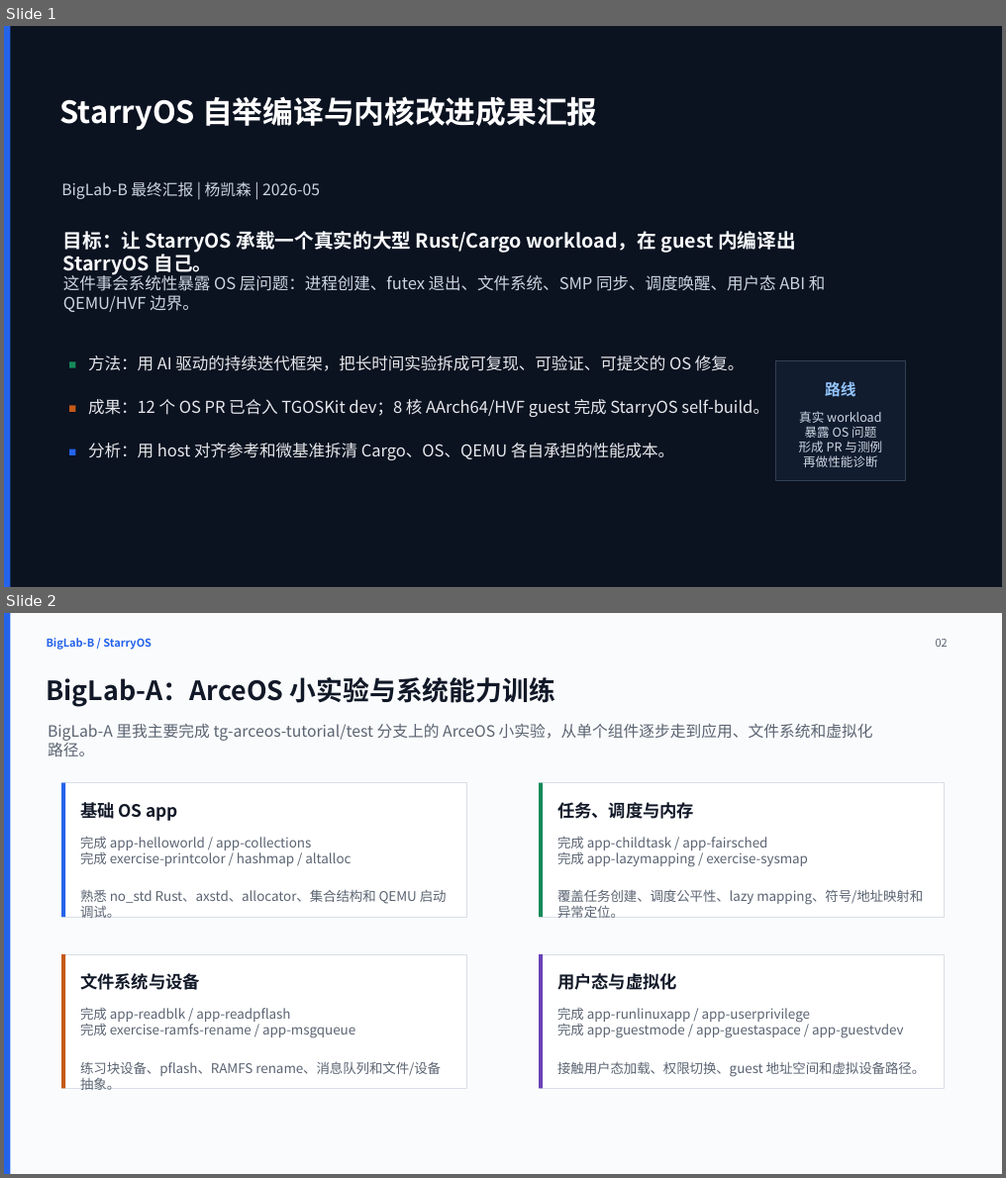
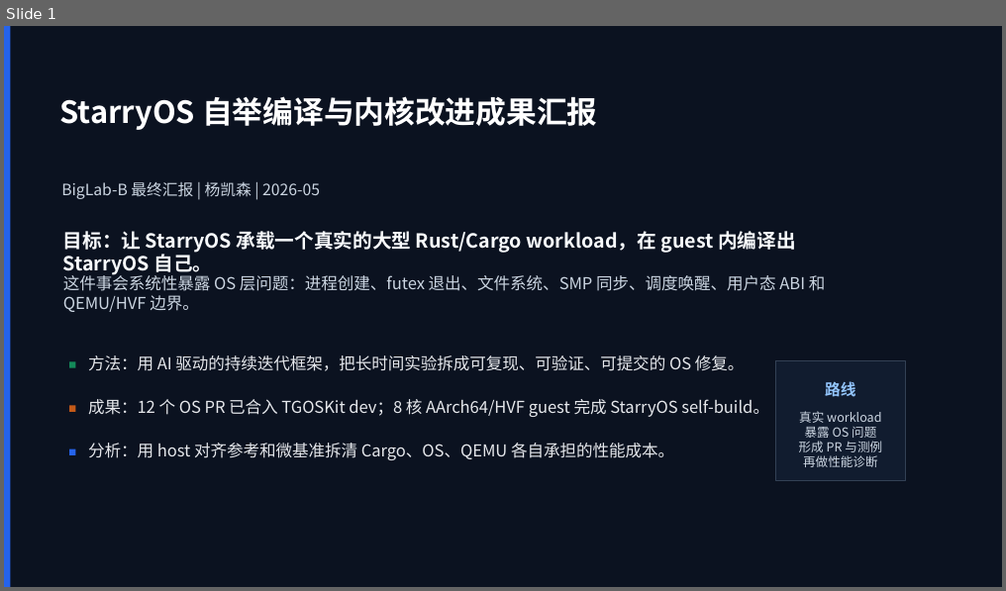
Before and after one commit to yks23/Auto-OS, a slide deck: showtime-2/final/biglab-b-final-yang-kaisen-minimal.pptx. Shown one above the other, each under a label of ours: slides 1 and 2 before the commit, slide 1 after it. The pictures are 1006x1178 and 1006x591 pixels, drawn with LibreOffice and Linux fonts; fonts in the diff are those of the drawing. Boxes give left, top, right and bottom in pixels: in the first picture for what was removed or moved away, otherwise in the second. Text is boxed around its words. In the diff, an @@ line names an element or a change of style, - is before the commit and + after.

```diff
--- a/showtime-2/final/biglab-b-final-yang-kaisen-minimal.pptx
+++ b/showtime-2/final/biglab-b-final-yang-kaisen-minimal.pptx
@@ slide 2 removed at bbox=[4, 613, 1002, 1174], background #FAFBFC @@
@@ rectangle removed at bbox=[4, 613, 10, 1174] @@
@@ text removed at bbox=[47, 638, 152, 650] @@
-BigLab-B / StarryOS
@@ text removed at bbox=[936, 639, 947, 647] @@
-02
@@ text removed at bbox=[47, 677, 555, 707] @@
-BigLab-A：ArceOS 小实验与系统能力训练
@@ text removed at bbox=[48, 724, 873, 757] @@
-BigLab-A 里我主要完成 tg-arceos-tutorial/test 分支上的 ArceOS 小实验，从单个组件逐步走到应用、文件系统和虚拟化路径。
@@ rectangle removed at bbox=[61, 783, 467, 917] @@
@@ rectangle removed at bbox=[61, 783, 65, 917] @@
@@ rectangle removed at bbox=[540, 783, 945, 917] @@
@@ rectangle removed at bbox=[540, 783, 543, 917] @@
@@ text removed at bbox=[80, 799, 178, 822] @@
-基础 OS app
@@ text removed at bbox=[557, 802, 694, 819] @@
-任务、调度与内存
@@ text removed at bbox=[80, 836, 447, 918] @@
-完成 app-helloworld / app-collections
-完成 exercise-printcolor / hashmap / altalloc
-熟悉 no_std Rust、axstd、allocator、集合结构和 QEMU 启动调试。
@@ text removed at bbox=[557, 836, 923, 918] @@
-完成 app-childtask / app-fairsched
-完成 app-lazymapping / exercise-sysmap
-覆盖任务创建、调度公平性、lazy mapping、符号/地址映射和异常定位。
@@ rectangle removed at bbox=[61, 955, 467, 1088] @@
@@ rectangle removed at bbox=[61, 955, 65, 1088] @@
@@ rectangle removed at bbox=[540, 955, 945, 1088] @@
@@ rectangle removed at bbox=[540, 955, 543, 1088] @@
@@ text removed at bbox=[80, 973, 200, 990] @@
-文件系统与设备
@@ text removed at bbox=[557, 973, 677, 990] @@
-用户态与虚拟化
@@ text removed at bbox=[80, 1007, 441, 1090] @@
-完成 app-readblk / app-readpflash
-完成 exercise-ramfs-rename / app-msgqueue
-练习块设备、pflash、RAMFS rename、消息队列和文件/设备抽象。
@@ text removed at bbox=[557, 1007, 925, 1077] @@
-完成 app-runlinuxapp / app-userprivilege
-完成 app-guestmode / app-guestaspace / app-guestvdev
-接触用户态加载、权限切换、guest 地址空间和虚拟设备路径。
```
Also in this commit, not shown: 3 slides changed, 1 slide added, 10 other files.
